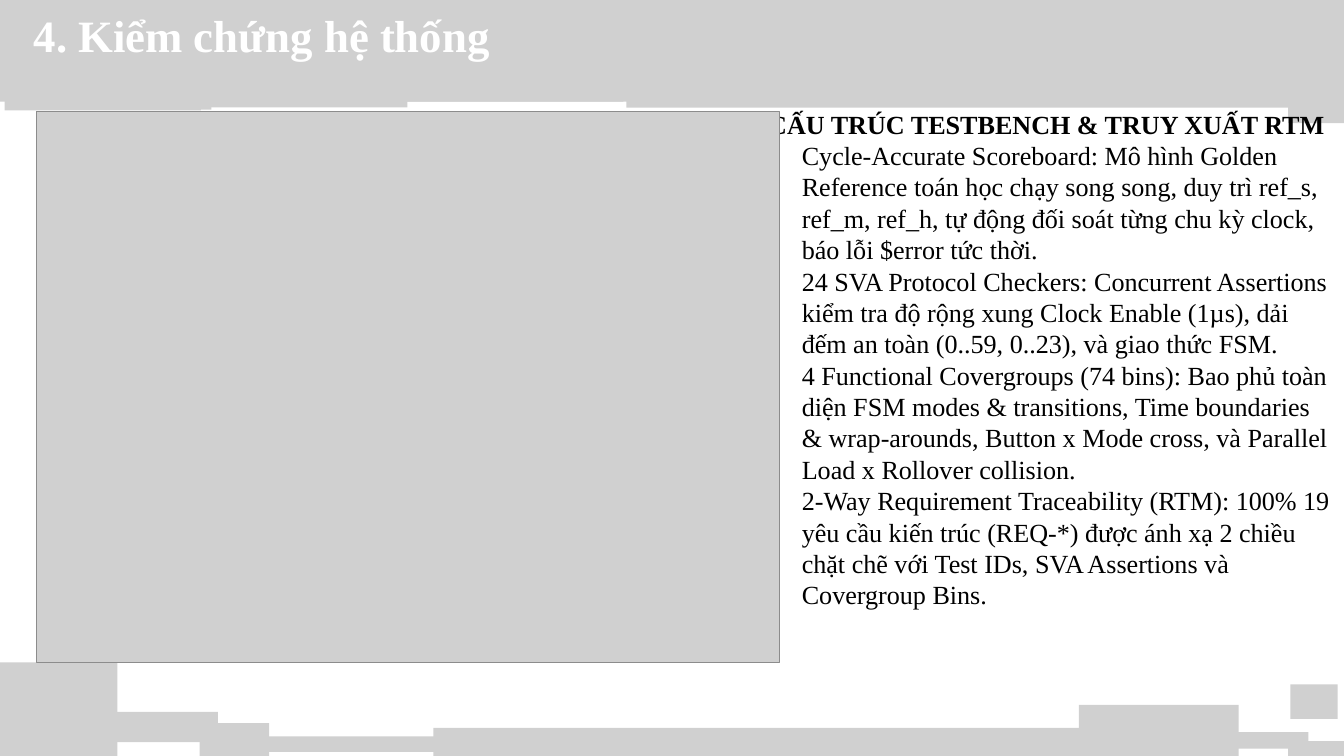
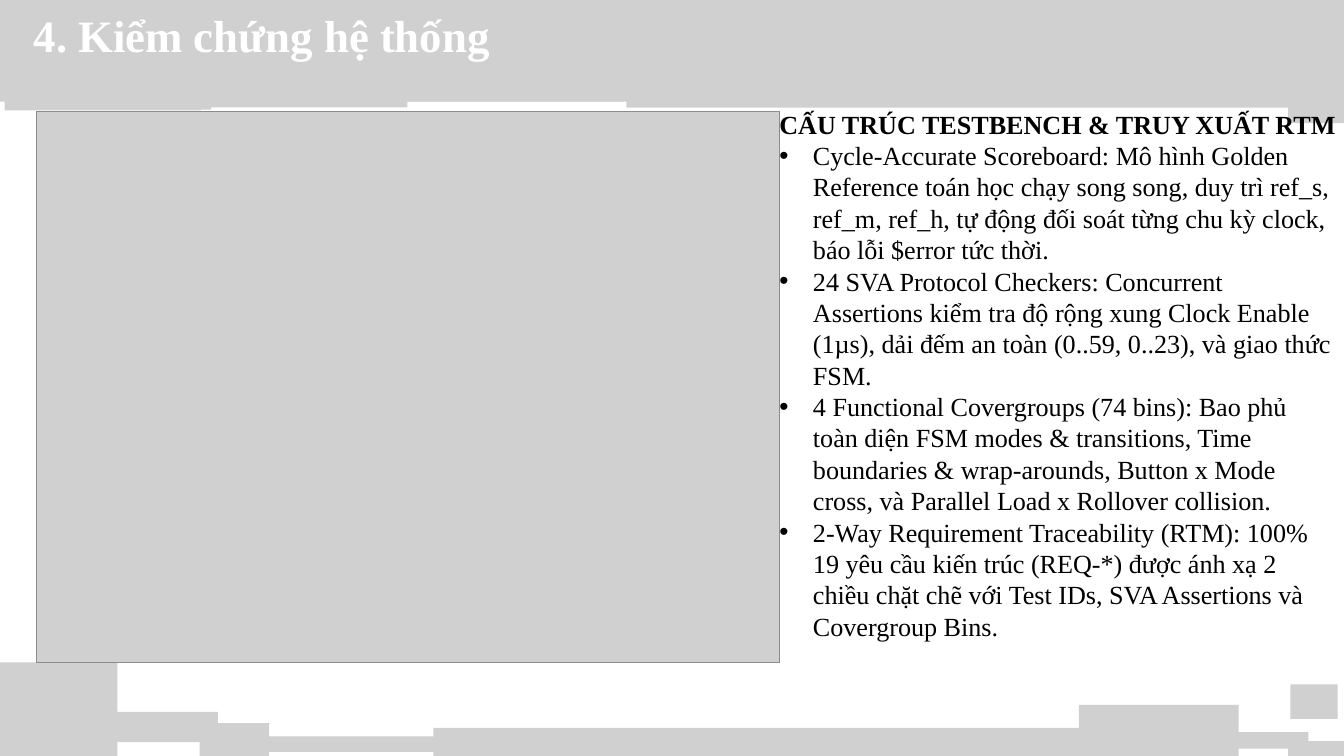
Before and after one commit to phamtrounggiang2105/Digital_Qorvo_Hust_2026, a slide deck: slide 10 of HMS_Timer_Ngo_Thai_Binh/docs/Final_Slide.pptx. Drawn at 1344x756 pixels with LibreOffice and Linux fonts; fonts in the diff are those of the drawing; grey boxes stand for pictures; background and template pictures are left out. Boxes give left, top, right and bottom in pixels: in the first picture for what was removed or moved away, otherwise in the second. Text is boxed around its words. In the diff, an @@ line names an element or a change of style, - is before the commit and + after.

```diff
--- a/HMS_Timer_Ngo_Thai_Binh/docs/Final_Slide.pptx
+++ b/HMS_Timer_Ngo_Thai_Binh/docs/Final_Slide.pptx
@@ text "CẤU TRÚC TESTBENCH & TRUY ..." rewrapped from (x1=768, y1=113, x2=1329, y2=610) to (x1=779, y1=113, x2=1335, y2=642) @@
```
Also in this commit, not shown: 2 other slides changed, 1 other file.
